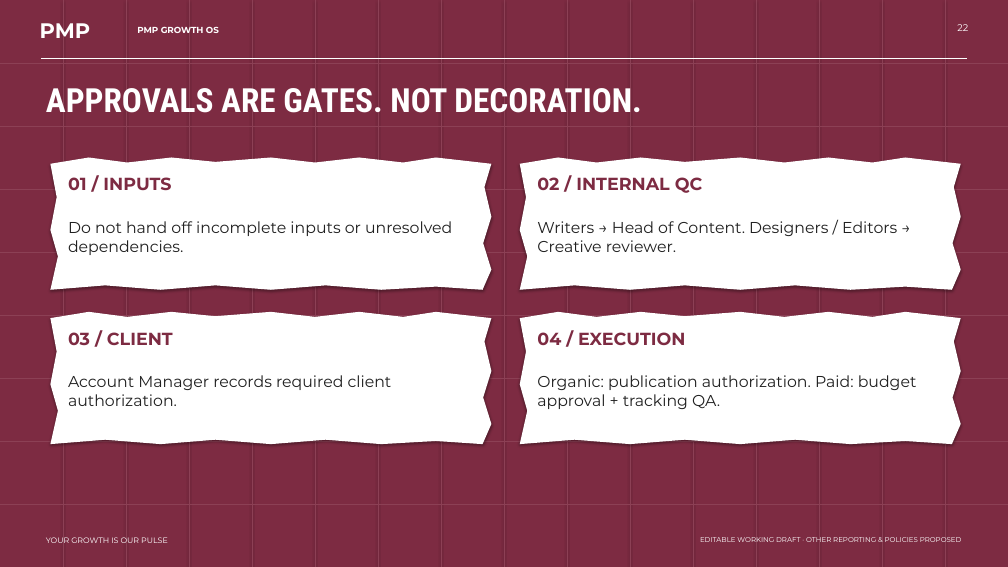
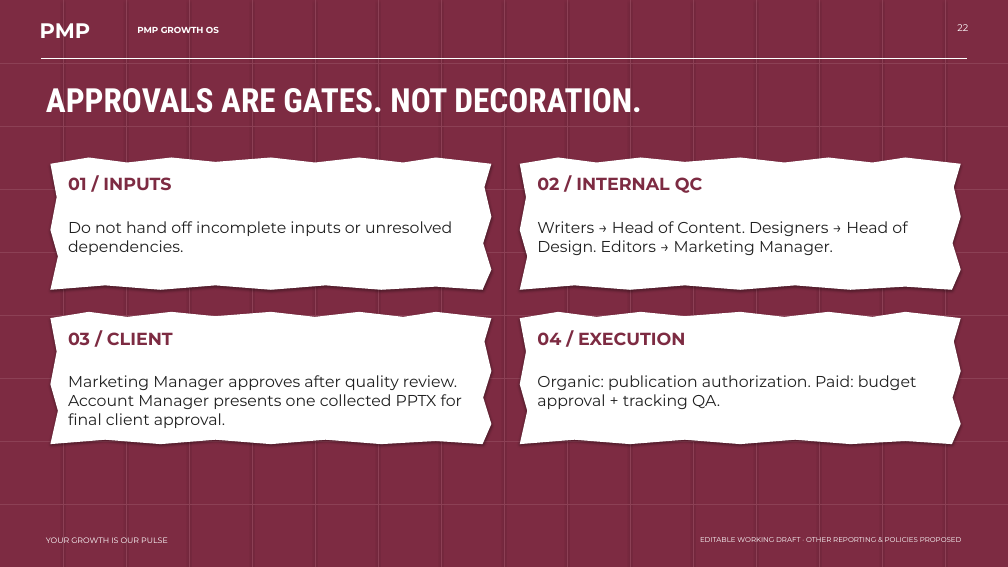
Before and after one commit to bassmasherif888-maker/PMP-Growth-Agency-, a slide deck: slide 22 of presentations/PMP-Growth-OS-Editable.pptx. Drawn at 1008x567 pixels with LibreOffice and Linux fonts; fonts in the diff are those of the drawing. Boxes give left, top, right and bottom in pixels: in the first picture for what was removed or moved away, otherwise in the second. Text is boxed around its words. In the diff, an @@ line names an element or a change of style, - is before the commit and + after.

```diff
--- a/presentations/PMP-Growth-OS-Editable.pptx
+++ b/presentations/PMP-Growth-OS-Editable.pptx
@@ text at box(537, 221, 907, 255): text changed @@
-Writers → Head of Content. Designers / Editors → Creative reviewer.
+Writers → Head of Content. Designers → Head of Design. Editors → Marketing Manager.
@@ text at box(68, 375, 462, 428): text changed @@
-Account Manager records required client authorization.
+Marketing Manager approves after quality review. Account Manager presents one collected PPTX for final client approval.
```
Also in this commit, not shown: 6 other slides changed, 11 other files.
